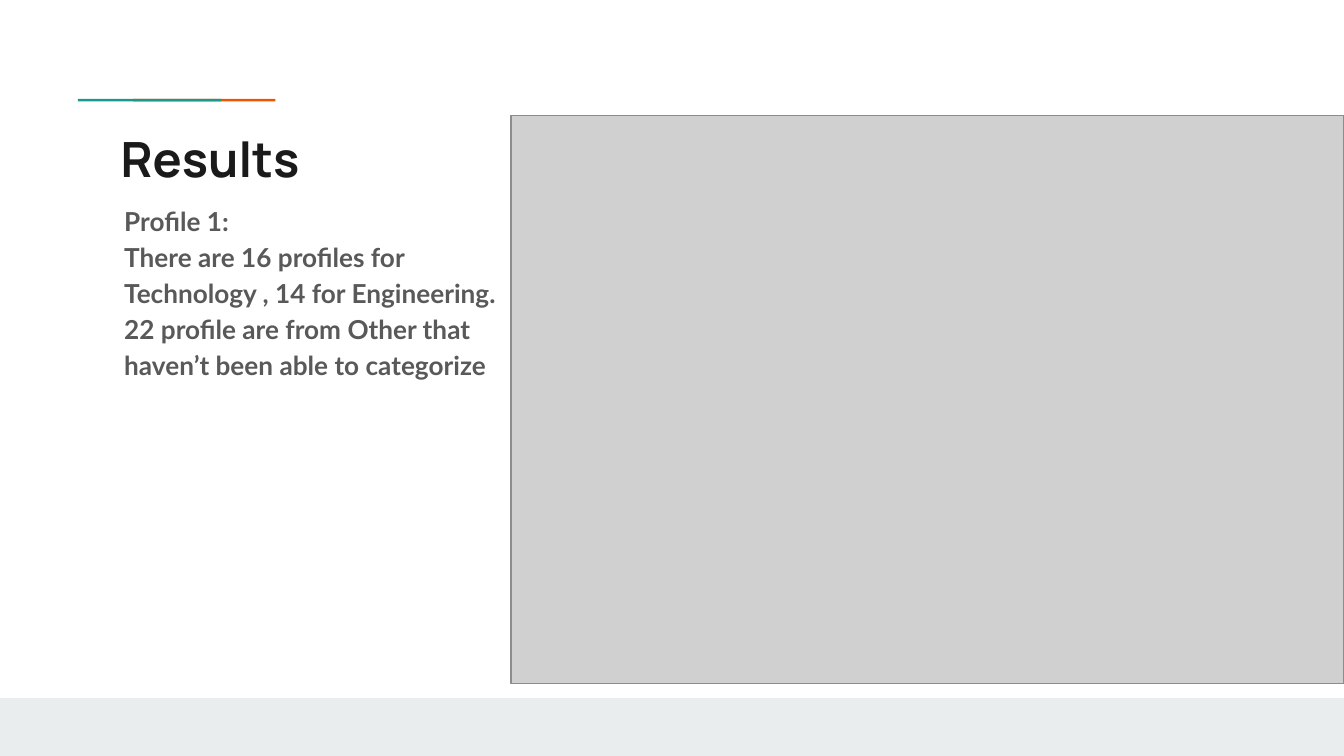
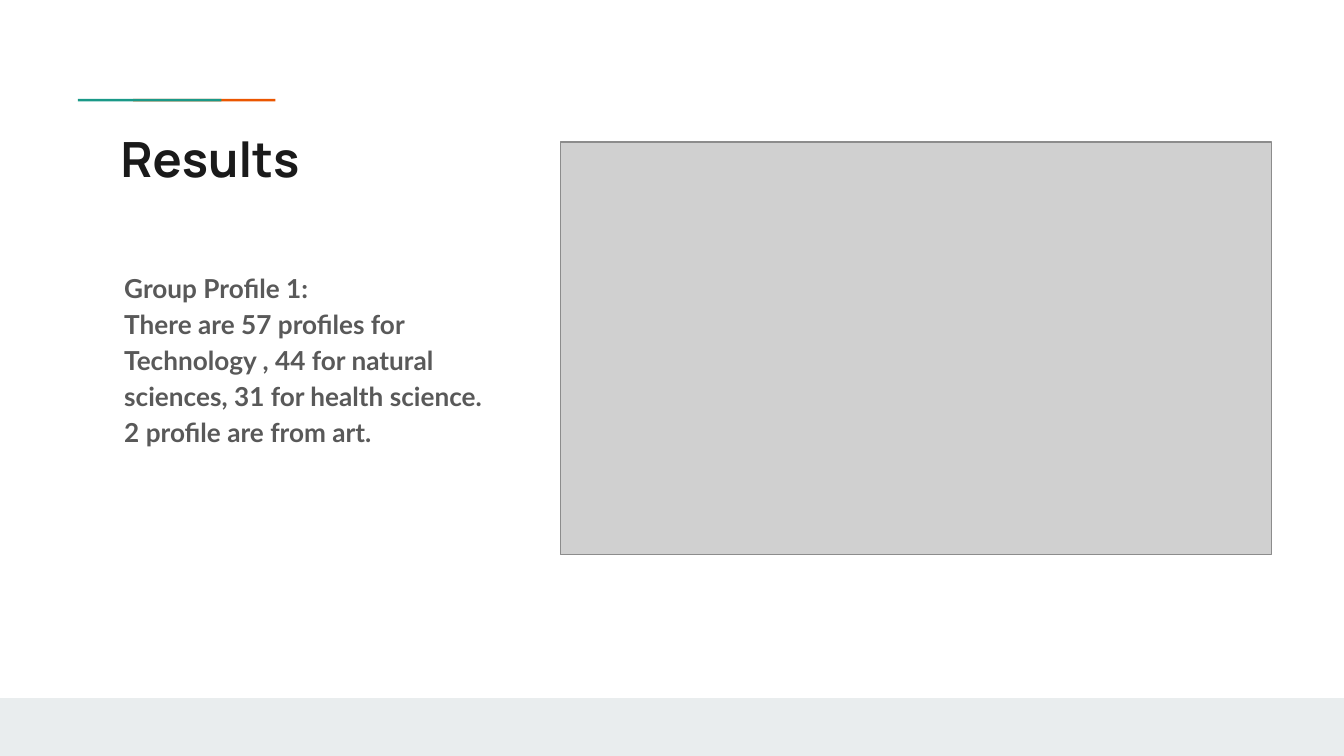
Before and after one commit to B1o0b1/Ayiti_analytics_capstone_project, a slide deck: slide 7 of Capstone_Project_Jean_Franco_Chosson.pptx. Drawn at 1344x756 pixels with LibreOffice and Linux fonts; fonts in the diff are those of the drawing; grey boxes stand for pictures; background and template pictures are left out. Boxes give left, top, right and bottom in pixels: in the first picture for what was removed or moved away, otherwise in the second. Text is boxed around its words. In the diff, an @@ line names an element or a change of style, - is before the commit and + after.

```diff
--- a/Capstone_Project_Jean_Franco_Chosson.pptx
+++ b/Capstone_Project_Jean_Franco_Chosson.pptx
@@ picture: place and size @@
-picture at <box>511,116,1344,684</box>
+picture at <box>560,142,1271,555</box>
@@ text at <box>124,278,482,447</box>: text changed @@
-Profile 1:
-There are 16 profiles for Technology , 14 for Engineering.
-22 profile are from Other that haven’t been able to categorize
+Group Profile 1:
+There are 57 profiles for Technology , 44 for natural sciences, 31 for health science.
+2 profile are from art.
```
Also in this commit, not shown: 9 other slides changed, 14 slides added, 9 slides removed, 1 other file.
